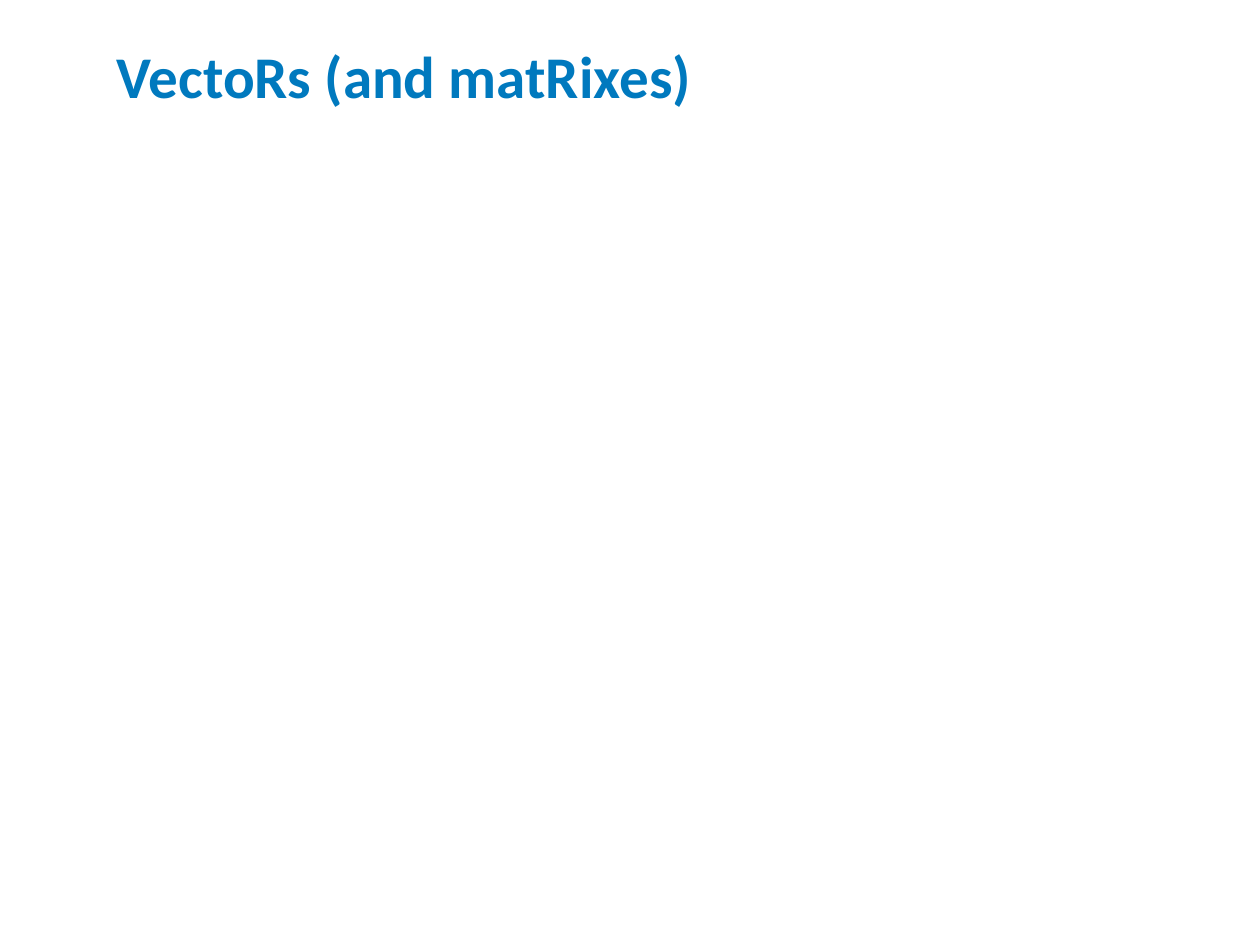
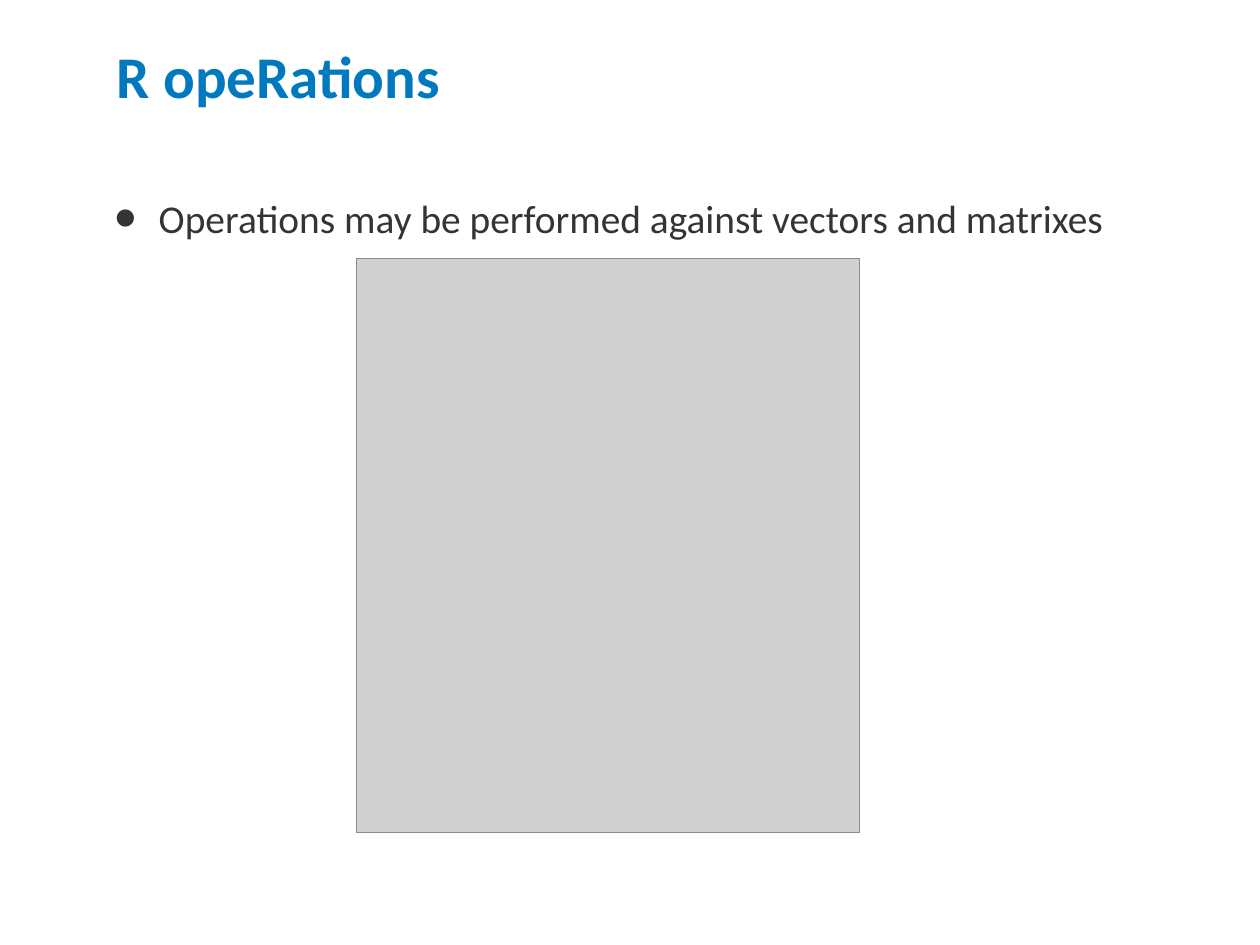
Before and after one commit to jdages/rDemo, a slide deck: slide 16 of R Demo.pptx (slide 11 before the commit). Drawn at 1260x945 pixels with LibreOffice and Linux fonts; fonts in the diff are those of the drawing; grey boxes stand for pictures. Boxes give left, top, right and bottom in pixels: in the first picture for what was removed or moved away, otherwise in the second. Text is boxed around its words. In the diff, an @@ line names an element or a change of style, - is before the commit and + after.

```diff
--- a/R Demo.pptx
+++ b/R Demo.pptx
@@ title at box(117, 56, 439, 108): text changed @@
-VectoRs (and matRixes)
+R opeRations
@@ text added at box(159, 205, 1103, 240), 32 pt, text #343434 @@
+• Operations may be performed against vectors and matrixes
@@ picture added at box(357, 259, 860, 833) @@
```
Also in this commit, not shown: 5 other slides changed, 9 slides added, 3 slides removed, 1 other file.
